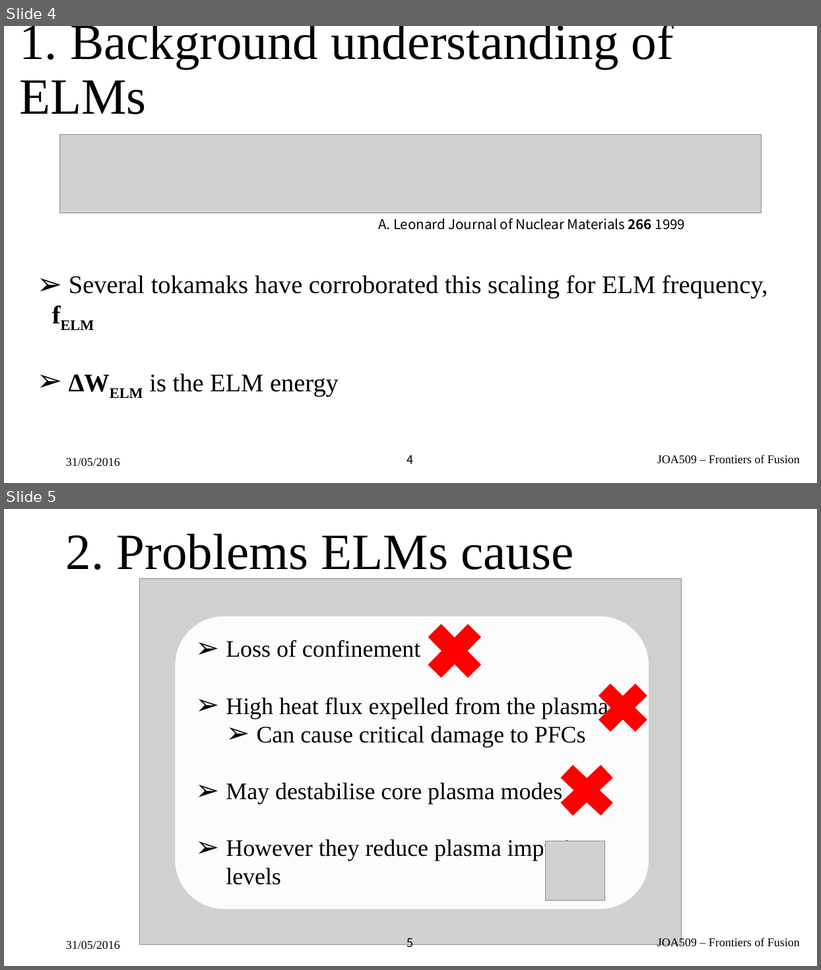
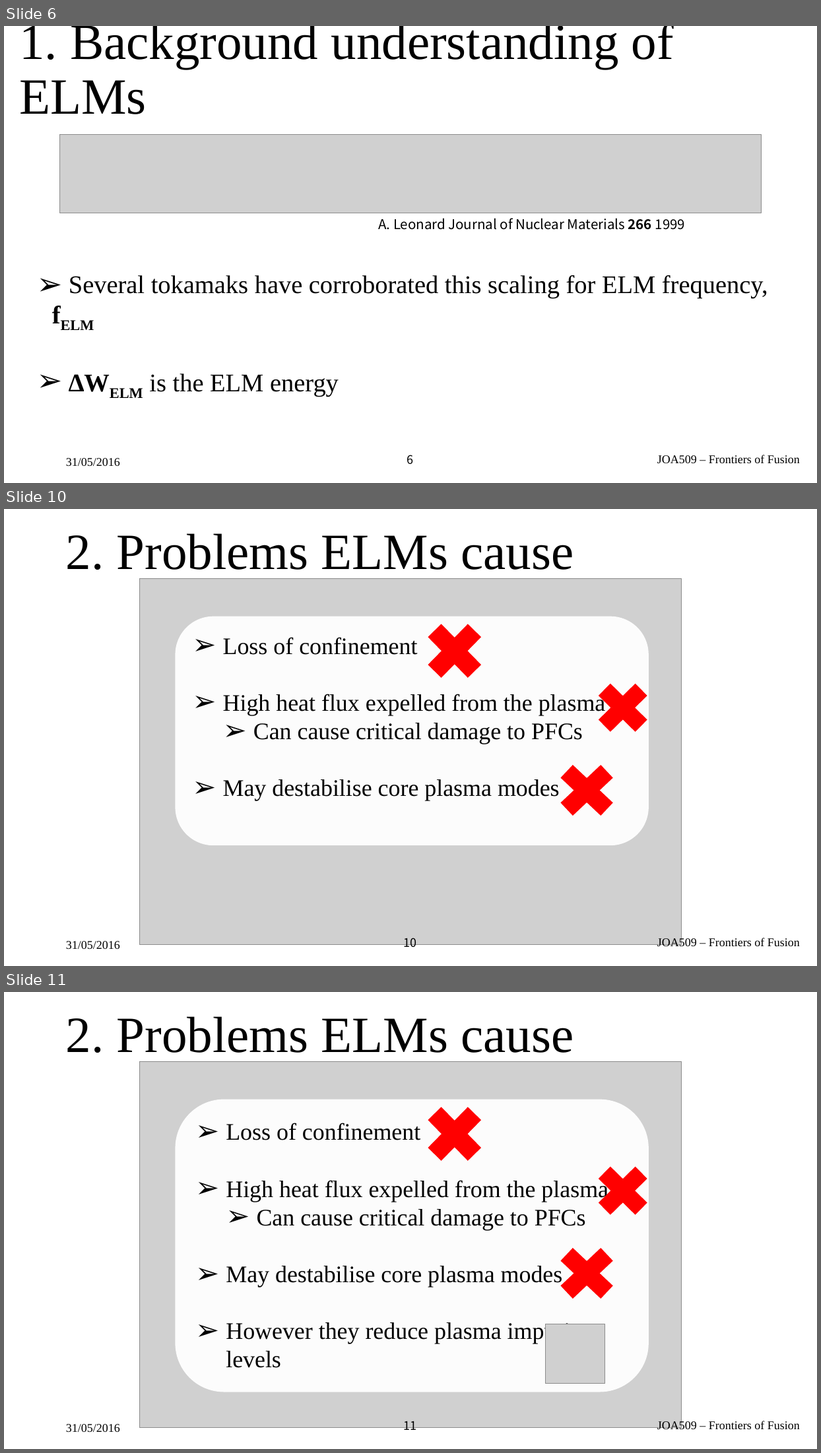
Before and after one commit to airdas/FFessay, a slide deck: Presentation/elmz_edit.pptx. Shown one above the other, each under a label of ours: slides 4 and 5 before the commit, slides 6, 10 and 11 after it; the slides between them are not shown. The pictures are 821x970 and 821x1453 pixels, drawn with LibreOffice and Linux fonts; fonts in the diff are those of the drawing; grey boxes stand for pictures; background and template pictures are left out. Boxes give left, top, right and bottom in pixels: in the first picture for what was removed or moved away, otherwise in the second. Text is boxed around its words. In the diff, an @@ line names an element or a change of style, - is before the commit and + after.

```diff
--- a/Presentation/elmz_edit.pptx
+++ b/Presentation/elmz_edit.pptx
@@ slide 10 added at [4, 509, 817, 966], background picture (left out) @@
@@ title added at [66, 533, 574, 579], 60 pt, text #000000 @@
+2. Problems ELMs cause
@@ picture added at [139, 579, 682, 946] @@
@@ rounded rectangle added at [176, 617, 649, 846], fill #FFFFFF at 94% opacity, 28 pt, text #000000 @@
+➢ Loss of confinement
+➢ High heat flux expelled from the plasma
+  ➢ Can cause critical damage to PFCs
+➢ May destabilise core plasma modes
@@ cross added at [417, 612, 492, 690], fill #FF0000, outline #FF0000 1 pt @@
@@ cross added at [588, 674, 658, 742], fill #FF0000, outline #FF0000 1 pt @@
@@ cross added at [548, 755, 625, 827], fill #FF0000, outline #FF0000 1 pt @@
@@ text added at [66, 941, 120, 949], 14 pt, text #000000 @@
+31/05/2016
@@ page number added at [404, 938, 417, 951], 14 pt, text #000000 @@
+10
@@ text added at [657, 937, 800, 949], 14 pt, text #000000 @@
+JOA509 – Frontiers of Fusion
@@ what was slide 4 is now slide 6 @@
@@ page number at [407, 455, 414, 465]: text changed @@
-4
+6
@@ what was slide 5 is now slide 11 @@
@@ page number at [404, 1422, 417, 1434]: text changed @@
-5
+11
```
Also in this commit, not shown: 2 slides changed, 8 other slides added, 1 other file.
